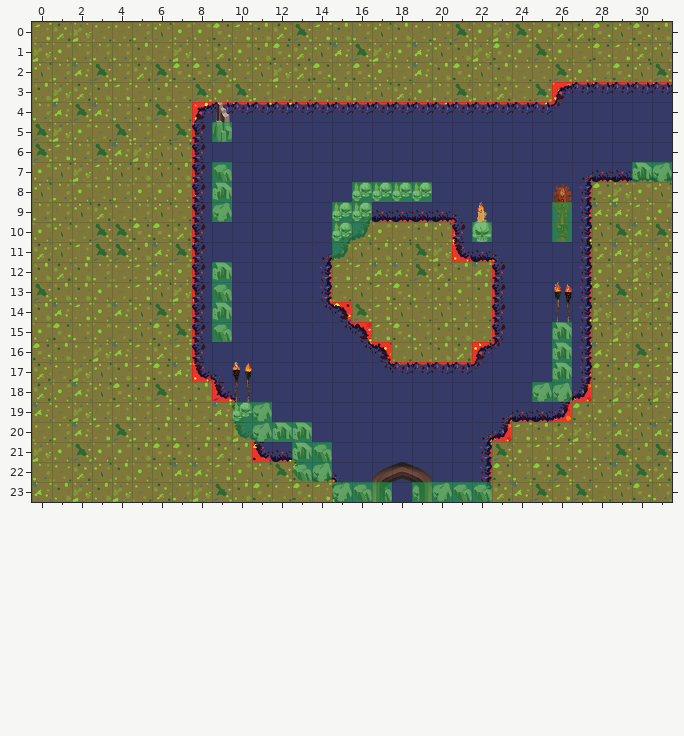
Tiled map -- levels_tmx/tmx/fire_3.tmx. Above: the version before the commit.
Cells are 32x32 px. Shown: x 0..31, y 0..23.
And afterwards:
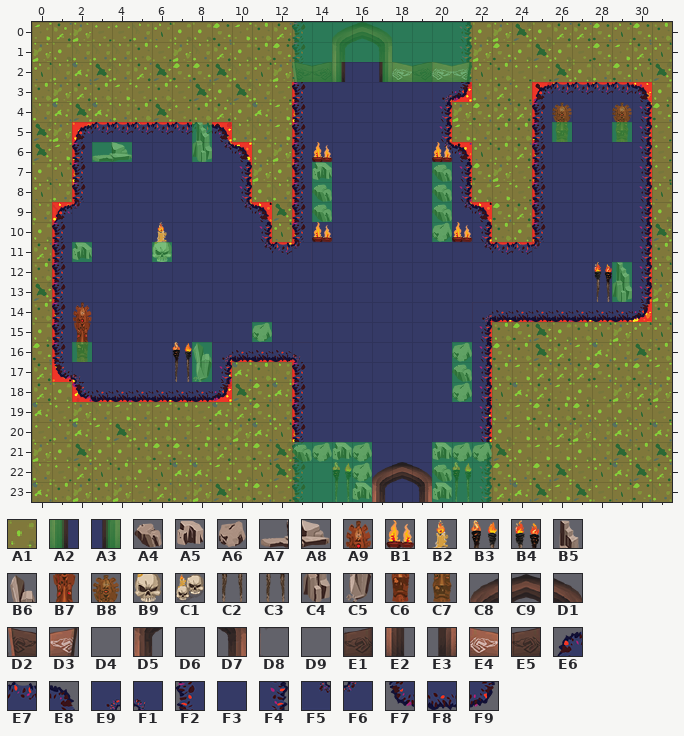
Key: from "coll": A1 0; from "coll_left": A2 0; from "coll_right": A3 0; from "obj1": A4 0, A5 1, A6 2, A7 3, A8 4, A9 9, B1 11, B2 12, B3 14, B4 15, B5 16, B6 17, B7 21, B8 22, B9 24, C1 25, C2 26, C3 27, C4 28, C5 29, C6 33, C7 34; from "obj2": C8 1, C9 2, D1 3, D2 4, D3 5, D4 12, D5 13, D6 14, D7 15, D8 16, D9 17, E1 24, E2 25, E3 27, E4 28, E5 29; from "terrain": E6 0, E7 1, E8 2, E9 10, F1 11, F2 12, F3 13, F4 14, F5 22, F6 23, F7 24, F8 25, F9 26.
__ is an empty cell.
Tiles replaced or removed in this view: A1, A4, A5, A6, A9, B2, B3, B4, B5, B7, B9, C1, C2, C3, C4, C6, E6, E7, E8, E9, F1, F2, F3, F4, F5, F6, F7, F8, F9.
See-through tiles are keyed as they look on the map.
Change:
Changed rows in their new state; .. is an unchanged cell.
Layer "Ground":
first column x 1:
 0 .. .. .. .. .. .. .. .. .. .. .. .. F2 F3 F3 F3 F3 F3 F3 F3 F4 .. .. .. .. .. .. .. .. .. ..
 1 .. .. .. .. .. .. .. .. .. .. .. .. F2 F3 F3 F3 F3 F3 F3 F3 F4 .. .. .. .. .. .. .. .. .. ..
 2 .. .. .. .. .. .. .. .. .. .. .. .. F2 F3 F3 F3 F3 F3 F3 F3 F4 .. .. .. .. .. .. .. .. .. ..
 3 .. .. .. .. .. .. .. .. .. .. .. .. F2 F3 F3 F3 F3 F3 F3 E9 F9 .. .. .. E6 E7 .. .. .. E8 __
 4 .. .. .. .. .. .. .. __ __ __ __ __ F2 F3 F3 F3 F3 F3 F3 F4 __ __ __ __ F2 F3 .. .. .. F4 __
 5 .. E6 E7 E7 E7 E7 E7 E7 E8 __ __ __ F2 .. .. .. .. .. .. F4 __ __ __ __ F2 .. .. .. .. F4 __
 6 .. F2 F3 F3 F3 F3 F3 F3 F5 E8 __ __ F2 .. .. .. .. .. .. F5 E8 __ __ __ F2 .. .. .. .. F4 __
 7 .. F2 F3 F3 F3 F3 F3 F3 .. F4 __ __ F2 .. .. .. .. .. .. .. F4 __ __ __ F2 .. F3 F3 F3 F4 __
 8 .. F2 F3 F3 F3 F3 F3 F3 .. F4 __ __ F2 .. .. .. .. .. .. .. F4 __ __ __ F2 .. F3 F3 F3 F4 ..
 9 E6 F6 F3 F3 F3 F3 F3 F3 .. F5 E8 __ F2 .. .. F3 F3 F3 F3 F3 F5 E8 __ __ F2 .. F3 F3 F3 F4 ..
10 F2 F3 F3 F3 F3 F3 F3 F3 .. .. F4 __ F2 .. F3 F3 F3 F3 F3 F3 F3 F4 __ __ F2 .. F3 F3 F3 F4 ..
11 F2 F3 F3 F3 F3 F3 F3 F3 .. .. F5 E7 F6 F3 F3 F3 F3 F3 F3 F3 F3 F5 E7 E7 F6 .. F3 F3 F3 F4 ..
12 F2 F3 F3 F3 F3 F3 F3 F3 .. .. .. .. .. F3 F3 F3 F3 F3 F3 F3 F3 F3 F3 .. .. .. F3 F3 F3 F4 ..
13 F2 F3 F3 F3 F3 F3 F3 F3 .. .. .. .. .. F3 F3 F3 F3 F3 F3 F3 F3 F3 F3 .. .. .. F3 F3 F3 F4 ..
14 F2 F3 F3 F3 F3 F3 F3 F3 .. .. .. .. .. F3 F3 F3 F3 F3 F3 F3 F3 E9 F8 F8 F8 F8 F8 F8 F8 F9 ..
15 F2 F3 F3 F3 F3 F3 F3 F3 .. .. .. .. .. .. F3 F3 F3 F3 F3 F3 F3 F4 __ __ __ __ __ .. .. .. ..
16 F2 F3 F3 F3 F3 F3 F3 F3 E9 F8 F8 F8 F1 .. .. F3 F3 F3 F3 F3 F3 F4 __ __ __ __ __ .. .. .. ..
17 F7 F1 F3 F3 F3 F3 F3 F3 F4 __ __ __ F2 .. .. .. F3 F3 F3 F3 F3 F4 __ __ __ __ __ .. .. .. ..
18 .. F7 F8 F8 F8 F8 F8 F8 F9 __ __ __ F2 .. .. .. .. .. .. .. .. F4 __ __ __ __ __ .. .. .. ..
19 .. .. .. .. .. .. .. .. .. __ __ __ F2 .. .. .. .. .. .. .. .. F4 __ __ __ __ .. .. .. .. ..
20 .. .. .. .. .. .. .. .. .. __ __ __ F2 .. .. .. .. .. .. .. .. F4 __ .. .. .. .. .. .. .. ..
21 .. .. .. .. .. .. .. .. .. .. __ __ F2 .. .. .. .. .. .. .. .. .. .. .. .. .. .. .. .. .. ..
22 .. .. .. .. .. .. .. .. .. .. .. .. F2 F3 F3 .. .. .. .. .. .. .. .. .. .. .. .. .. .. .. ..
23 .. .. .. .. .. .. .. .. .. .. .. .. F2 F3 F3 .. .. .. .. .. .. .. .. .. .. .. .. .. .. .. ..
Layer "GroundObjects":
first column x 2:
 2 .. .. .. .. .. .. .. .. .. .. .. D2 E1 E2 .. E3 E4 E5 E4 D3 .. .. .. .. .. .. .. .. .. ..
 5 .. .. .. .. .. .. .. __ .. .. .. .. .. .. .. .. .. .. .. .. .. .. .. .. C7 .. .. C7 .. ..
 6 .. A7 A8 .. .. .. C4 .. .. .. .. .. B1 .. .. .. .. .. B1 .. .. .. .. .. .. .. .. .. .. ..
 7 .. .. .. .. .. .. .. __ .. .. .. .. .. .. .. .. .. .. .. .. .. .. .. .. .. .. .. .. __ __
 8 .. .. .. .. .. .. .. __ .. .. .. .. .. .. __ __ __ __ .. .. .. .. .. .. .. .. .. .. .. ..
 9 .. .. .. .. .. .. .. __ .. .. .. .. .. __ __ .. .. .. .. .. .. .. .. .. __ .. .. .. .. ..
10 .. .. .. .. .. .. .. .. .. .. .. .. B1 __ .. .. .. .. .. B1 __ .. .. .. __ .. .. .. .. ..
11 .. .. .. .. B9 .. .. .. .. .. .. .. .. .. .. .. .. .. .. .. .. .. .. .. .. .. .. .. .. ..
12 .. .. .. .. .. .. .. __ .. .. .. .. .. .. .. .. .. .. .. .. .. .. .. .. .. .. B4 .. .. ..
13 .. .. .. .. .. .. .. __ .. .. .. .. .. .. .. .. .. .. .. .. .. .. .. .. __ .. C3 C4 .. ..
14 .. .. .. .. .. .. .. __ .. .. .. .. .. .. .. .. .. .. .. .. .. .. .. .. __ .. .. .. .. ..
15 .. .. .. .. .. .. .. __ .. .. .. .. .. .. .. .. .. .. .. .. .. .. .. .. __ .. .. .. .. ..
16 C6 .. .. .. .. B3 .. .. .. .. .. .. .. .. .. .. .. .. .. .. .. .. .. .. __ .. .. .. .. ..
17 .. .. .. .. .. C2 C5 .. __ .. .. .. .. .. .. .. .. .. .. .. .. .. .. .. __ .. .. .. .. ..
18 .. .. .. .. .. .. .. .. __ .. .. .. .. .. .. .. .. .. .. .. .. .. .. __ __ .. .. .. .. ..
19 .. .. .. .. .. .. .. .. __ __ .. .. .. .. .. .. .. .. .. .. .. .. .. .. .. .. .. .. .. ..
20 .. .. .. .. .. .. .. .. .. __ __ __ .. .. .. .. .. .. .. .. .. .. .. .. .. .. .. .. .. ..
21 .. .. .. .. .. .. .. .. .. .. .. __ A6 A5 A6 .. .. .. A5 A6 A6 .. .. .. .. .. .. .. .. ..
22 .. .. .. .. .. .. .. .. .. .. .. __ __ B3 A6 .. .. .. A4 B3 .. .. .. .. .. .. .. .. .. ..
23 .. .. .. .. .. .. .. .. .. .. .. .. .. C2 A5 __ .. __ A5 C2 __ .. .. .. .. .. .. .. .. ..
Layer "TopObjects":
first column x 2:
 0 .. .. .. .. .. .. .. .. .. .. .. .. .. C8 C9 D1 .. .. .. .. .. .. .. .. .. .. .. ..
 1 .. .. .. .. .. .. .. .. .. .. .. .. D4 D5 D6 D7 D8 D9 .. .. .. .. .. .. .. .. .. ..
 4 .. .. .. .. .. .. .. __ .. .. .. .. .. .. .. .. .. .. .. .. .. .. .. .. B8 .. .. B8
 5 .. .. .. .. .. .. B5 .. .. .. .. .. .. .. .. .. .. .. .. .. .. .. .. .. .. .. .. ..
 7 .. .. .. .. .. .. .. .. .. .. .. .. A5 .. .. .. .. .. A4 .. .. .. .. .. .. .. .. ..
 8 .. .. .. .. .. .. .. .. .. .. .. .. A4 .. .. .. .. .. A4 .. .. .. .. .. __ .. .. ..
 9 .. .. .. .. .. .. .. .. .. .. .. .. A4 .. .. .. .. .. A4 .. __ .. .. .. .. .. .. ..
10 .. .. .. .. B2 .. .. .. .. .. .. .. .. .. .. .. .. .. A6 .. .. .. .. .. .. .. .. ..
11 A5 .. .. .. .. .. .. .. .. .. .. .. .. .. .. .. .. .. .. .. .. .. .. .. .. .. .. ..
12 .. .. .. .. .. .. .. .. .. .. .. .. .. .. .. .. .. .. .. .. .. .. .. .. .. .. .. B5
14 A9 .. .. .. .. .. .. .. .. .. .. .. .. .. .. .. .. .. .. .. .. .. .. .. .. .. .. ..
15 B7 .. .. .. .. .. .. .. .. A6 .. .. .. .. .. .. .. .. .. .. .. .. .. .. .. .. .. ..
16 .. .. .. .. .. .. B6 .. .. .. .. .. .. .. .. .. .. .. .. A6 .. .. .. .. .. .. .. ..
17 .. .. .. .. .. .. .. .. .. .. .. .. .. .. .. .. .. .. .. A4 .. .. .. .. .. .. .. ..
18 .. .. .. .. .. .. .. .. .. .. .. .. .. .. .. .. .. .. .. A6 .. .. .. .. .. .. .. ..
21 .. .. .. .. .. .. .. .. .. .. .. A4 .. .. .. .. .. .. .. .. .. .. .. .. .. .. .. ..
Layer "Collision":
first column x 1:
 2 .. .. .. .. .. .. .. .. .. .. .. .. .. .. A2 __ A3 .. .. .. .. .. .. .. .. .. .. .. .. .. ..
 3 .. .. .. .. .. .. .. .. .. .. .. .. __ __ __ __ __ __ __ __ __ .. .. .. __ .. .. .. .. .. A1
 4 .. .. .. .. .. .. .. A1 A1 A1 A1 A1 .. .. .. .. .. .. .. .. A1 A1 A1 A1 .. .. .. .. .. .. A1
 5 .. __ __ __ __ __ __ A1 __ A1 A1 A1 .. .. .. .. .. .. .. .. A1 A1 A1 A1 .. A1 .. .. A1 .. A1
 6 .. __ .. .. __ __ __ A1 .. .. A1 A1 .. .. .. .. .. .. .. .. .. A1 A1 A1 .. .. .. .. .. .. A1
 7 .. __ __ __ __ __ __ .. __ .. A1 A1 .. A1 .. .. .. .. .. A1 .. A1 A1 A1 .. .. .. .. .. __ ..
 8 .. __ __ __ __ __ __ .. __ .. A1 A1 .. A1 .. __ __ __ __ A1 .. A1 A1 A1 .. .. .. __ __ __ ..
 9 __ __ __ __ __ __ __ .. __ .. .. A1 .. A1 __ __ .. .. .. A1 .. .. A1 A1 .. __ .. __ __ __ ..
10 __ __ __ __ __ __ __ .. .. .. .. A1 .. .. __ __ __ __ __ .. .. __ A1 A1 .. __ .. __ __ __ ..
11 __ .. __ __ __ .. __ .. .. .. .. .. .. .. __ __ __ __ __ __ .. .. .. .. .. .. .. __ __ __ ..
12 __ __ __ __ __ __ __ .. __ .. .. .. .. .. __ __ __ __ __ __ __ __ .. .. .. .. .. __ .. __ ..
13 __ __ __ __ __ __ __ .. __ .. .. .. .. .. __ __ __ __ __ __ __ __ .. .. .. .. .. __ .. __ ..
14 __ __ __ __ __ __ __ .. __ .. .. .. .. .. .. __ __ __ __ __ __ __ .. .. .. .. .. __ __ __ ..
15 __ __ __ __ __ __ __ .. __ .. A1 .. .. .. .. .. __ __ __ __ __ __ A1 A1 A1 .. A1 .. .. .. ..
16 __ .. __ __ __ __ __ A1 .. .. .. .. .. .. .. .. .. __ __ __ .. .. A1 A1 A1 .. A1 .. .. .. ..
17 __ __ __ __ __ __ __ A1 .. A1 A1 A1 .. .. .. .. .. .. .. .. A1 .. A1 A1 A1 .. A1 .. .. .. ..
18 .. __ __ __ __ __ __ __ .. A1 A1 A1 .. .. .. .. .. .. .. .. A1 .. A1 A1 .. .. A1 .. .. .. ..
19 .. .. .. .. .. .. .. .. .. .. .. A1 .. .. .. .. .. .. .. .. .. .. A1 A1 A1 A1 .. .. .. .. ..
20 .. .. .. .. .. .. .. .. .. .. .. .. __ .. .. .. .. .. .. .. .. .. A1 .. .. .. .. .. .. .. ..
21 .. .. .. .. .. .. .. .. .. .. A1 A1 .. .. A1 A1 .. .. .. A1 A1 A1 .. .. .. .. .. .. .. .. ..
22 .. .. .. .. .. .. .. .. .. .. .. .. .. .. A1 A1 .. .. .. A1 A1 A1 .. .. .. .. .. .. .. .. ..
23 .. .. .. .. .. .. .. .. .. .. .. .. .. .. .. .. __ .. __ .. .. .. .. .. .. .. .. .. .. .. ..
Pixel boxes of the changes (left, top, right, bottom) in both pictures:
changed: (52, 22, 672, 502)
